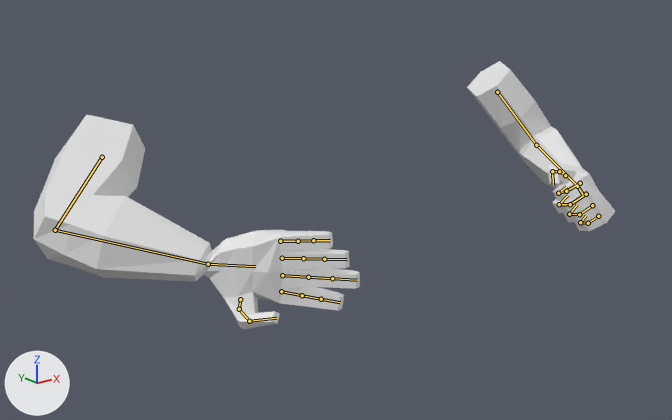
One commit to the Blender file Assets/Blender Lib/Animation/FPArms Human Wallrun_R.blend: the scene before it, then after it.
One viewpoint serves both versions: a camera (50 mm lens) standing at (-1.37, -1.79, 0.64) and looking at (-0.03, -0.11, -0.03). Every picture has the same lights, and +X, +Y and +Z are marked at lower left. Both versions are drawn at frame 9 of the action 'FPArms Human Wallrun.R'; the numbers are the values there. The bones that bend it are drawn over the model as lines.

The first picture shows 'FPArms Human Mesh'.
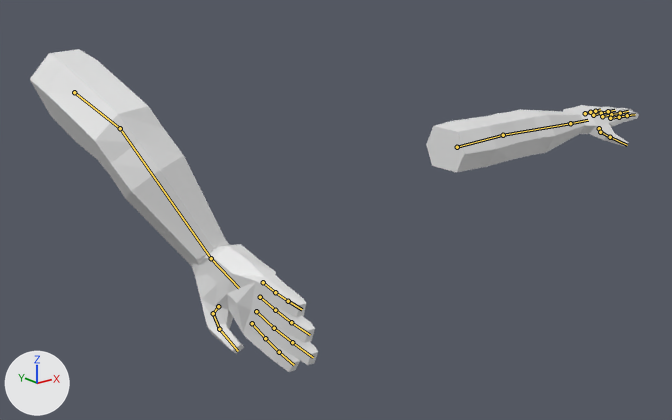
Commit message: Fix wallrun animations

The change in detail:
Bone 'Upper Arm.L' (bone_upper_arm_l) moves from (-0.155, 0.081, 0.07) to (0.0, 0.0, 0.0).
Bone 'Palm.L' (bone_palm_l) turns from (13, -10, 9) to (0, 0, 0) degrees about its own x, y and z.
Bone 'Pinky Finger.000.L' (bone_pinky_finger_000_l) turns from (0, 0, -74) to (0, 0, 0) degrees about its own x, y and z.
Bone 'Pinky Finger.001.L' (bone_pinky_finger_001_l) turns from (0, 0, -74) to (0, 0, 0) degrees about its own x, y and z.
Bone 'Pinky Finger.002.L' (bone_pinky_finger_002_l) turns from (0, 0, -74) to (0, 0, 0) degrees about its own x, y and z.
Bone 'Ring Finger.000.L' (bone_ring_finger_000_l) turns from (0, 0, -74) to (0, 0, 0) degrees about its own x, y and z.
Bone 'Ring Finger.001.L' (bone_ring_finger_001_l) turns from (0, 0, -74) to (0, 0, 0) degrees about its own x, y and z.
Bone 'Ring Finger.002.L' (bone_ring_finger_002_l) turns from (0, 0, -74) to (0, 0, 0) degrees about its own x, y and z.
Bone 'Middle Finger.000.L' (bone_middle_finger_000_l) turns from (0, 0, -74) to (0, 0, 0) degrees about its own x, y and z.
Bone 'Middle Finger.001.L' (bone_middle_finger_001_l) turns from (0, 0, -74) to (0, 0, 0) degrees about its own x, y and z.
Bone 'Middle Finger.002.L' (bone_middle_finger_002_l) turns from (0, 0, -74) to (0, 0, 0) degrees about its own x, y and z.
Bone 'Pointer Finger.000.L' (bone_pointer_finger_000_l) turns from (0, 0, -74) to (0, 0, 0) degrees about its own x, y and z.
Bone 'Pointer Finger.001.L' (bone_pointer_finger_001_l) turns from (0, 0, -74) to (0, 0, 0) degrees about its own x, y and z.
Bone 'Pointer Finger.002.L' (bone_pointer_finger_002_l) turns from (0, 0, -74) to (0, 0, 0) degrees about its own x, y and z.
Bone 'Thumb Finger.000.L' (bone_thumb_finger_000_l) turns from (-18, 6, 18) to (0, 0, 0) degrees about its own x, y and z.
Bone 'Thumb Finger.001.L' (bone_thumb_finger_001_l) turns from (-4, 14, -18) to (0, 0, 0) degrees about its own x, y and z.
Bone 'Thumb Finger.002.L' (bone_thumb_finger_002_l) turns from (-43, 0, 0) to (0, 0, 0) degrees about its own x, y and z.
Bone 'Upper Arm.R' (bone_upper_arm_r) moves from (0.155, 0.081, 0.07) to (0.286, 0.119, 0.046).
Bone 'Palm.R' (bone_palm_r) turns from (-113, -34, 105) to (58, -16, -21) degrees about its own x, y and z.
Bone 'Pinky Finger.000.R' (bone_pinky_finger_000_r) turns from (0, 0, 1) to (0, 0, -4) degrees about its own x, y and z.
Bone 'Pinky Finger.002.R' (bone_pinky_finger_002_r) turns from (0, 0, 1) to (0, 0, -4) degrees about its own x, y and z.
Bone 'Ring Finger.000.R' (bone_ring_finger_000_r) turns from (0, 0, 1) to (0, 0, -4) degrees about its own x, y and z.
Bone 'Ring Finger.002.R' (bone_ring_finger_002_r) turns from (0, 0, 1) to (0, 0, -4) degrees about its own x, y and z.
Bone 'Middle Finger.000.R' (bone_middle_finger_000_r) turns from (0, 0, 1) to (0, 0, -4) degrees about its own x, y and z.
Bone 'Middle Finger.001.R' (bone_middle_finger_001_r) turns from (0, 0, 1) to (0, 0, -4) degrees about its own x, y and z.
Bone 'Pointer Finger.000.R' (bone_pointer_finger_000_r) turns from (0, 0, 1) to (0, 0, -4) degrees about its own x, y and z.
Bone 'Pointer Finger.002.R' (bone_pointer_finger_002_r) turns from (0, 0, 1) to (0, 0, -4) degrees about its own x, y and z.
Bone 'Thumb Finger.000.R' (bone_thumb_finger_000_r) turns from (-18, -6, -18) to (-21, -28, -10) degrees about its own x, y and z.
Bone 'Thumb Finger.001.R' (bone_thumb_finger_001_r) turns from (-4, -14, 18) to (-23, -14, 18) degrees about its own x, y and z.
Bone 'Thumb Finger.002.R' (bone_thumb_finger_002_r) turns from (-43, 0, 0) to (-14, 0, 0) degrees about its own x, y and z.
Bone 'IK Arm Pole.L' (bone_ik_arm_pole_l) moves from (-0.205, 0.0, 0.0) to (0.0, 0.0, 0.0).
Bone 'IK Arm Target.L' (bone_ik_arm_target_l) moves from (0.052, -0.415, 0.351) to (0.0, 0.0, 0.0).
Bone 'IK Arm Target.L' (bone_ik_arm_target_l) turns from (133, 0, 0) to (0, 0, 0) degrees about its own x, y and z.
Bone 'IK Arm Pole.R' (bone_ik_arm_pole_r) moves from (0.205, 0.0, 0.394) to (0.53, 0.0, 0.0).
Bone 'IK Arm Target.R' (bone_ik_arm_target_r) moves from (0.0, -0.476, 0.366) to (0.011, -0.48, 0.37).
Bone 'IK Arm Target.R' (bone_ik_arm_target_r) turns from (133, 0, 0) to (102, -20, -20) degrees about its own x, y and z.

Pixel boxes [x1, y1, x2, y2] of what changed, in the pictures (672 x 420 px):
'FPArms Human Mesh', posed (20% taller): before [34, 61, 615, 329]; after [30, 49, 639, 372]
bone 'Upper Arm.L', root to tip: before (497, 92) to (536, 145); after (457, 147) to (503, 135)
bone 'Palm.L', root to tip: before (577, 186) to (583, 195); after (570, 123) to (588, 120)
bone 'Pinky Finger.000.L', root to tip: before (598, 216) to (588, 223); after (585, 113) to (590, 112)
bone 'Pinky Finger.001.L', root to tip: before (588, 223) to (580, 222); after (590, 112) to (595, 111)
bone 'Pinky Finger.002.L', root to tip: before (580, 222) to (586, 215); after (595, 111) to (600, 109)
bone 'Ring Finger.000.L', root to tip: before (592, 205) to (579, 214); after (593, 115) to (601, 113)
bone 'Ring Finger.001.L', root to tip: before (579, 214) to (569, 214); after (601, 113) to (608, 111)
bone 'Ring Finger.002.L', root to tip: before (569, 214) to (577, 204); after (608, 111) to (615, 110)
bone 'Middle Finger.000.L', root to tip: before (586, 194) to (570, 204); after (602, 116) to (611, 114)
bone 'Middle Finger.001.L', root to tip: before (570, 204) to (559, 204); after (611, 114) to (620, 113)
bone 'Middle Finger.002.L', root to tip: before (559, 204) to (568, 195); after (620, 113) to (628, 111)
bone 'Pointer Finger.000.L', root to tip: before (580, 183) to (566, 191); after (610, 118) to (619, 117)
bone 'Pointer Finger.001.L', root to tip: before (566, 191) to (558, 193); after (619, 117) to (627, 115)
bone 'Pointer Finger.002.L', root to tip: before (558, 193) to (566, 186); after (627, 115) to (635, 114)
bone 'Thumb Finger.000.L', root to tip: before (565, 175) to (559, 171); after (599, 128) to (600, 132)
bone 'Thumb Finger.001.L', root to tip: before (559, 171) to (552, 171); after (600, 132) to (610, 137)
bone 'Thumb Finger.002.L', root to tip: before (552, 171) to (553, 185); after (610, 137) to (627, 145)
bone 'Upper Arm.R', root to tip: before (102, 157) to (55, 230); after (74, 92) to (120, 128)
bone 'Palm.R', root to tip: before (208, 264) to (255, 266); after (211, 258) to (239, 288)
bone 'Pinky Finger.000.R', root to tip: before (280, 241) to (298, 241); after (263, 282) to (275, 292)
bone 'Pinky Finger.002.R', root to tip: before (313, 240) to (330, 240); after (288, 301) to (302, 309)
bone 'Ring Finger.000.R', root to tip: before (282, 258) to (303, 258); after (260, 297) to (275, 310)
bone 'Ring Finger.002.R', root to tip: before (324, 259) to (347, 259); after (291, 322) to (310, 335)
bone 'Middle Finger.000.R', root to tip: before (282, 275) to (308, 277); after (256, 311) to (274, 328)
bone 'Middle Finger.001.R', root to tip: before (308, 277) to (332, 278); after (274, 328) to (292, 342)
bone 'Pointer Finger.000.R', root to tip: before (281, 291) to (302, 295); after (252, 323) to (265, 338)
bone 'Pointer Finger.002.R', root to tip: before (321, 299) to (340, 302); after (279, 352) to (294, 365)
bone 'Thumb Finger.000.R', root to tip: before (240, 299) to (239, 309); after (218, 306) to (213, 313)
bone 'Thumb Finger.001.R', root to tip: before (239, 309) to (249, 321); after (213, 313) to (219, 329)
bone 'Thumb Finger.002.R', root to tip: before (249, 321) to (276, 318); after (219, 329) to (238, 351)
